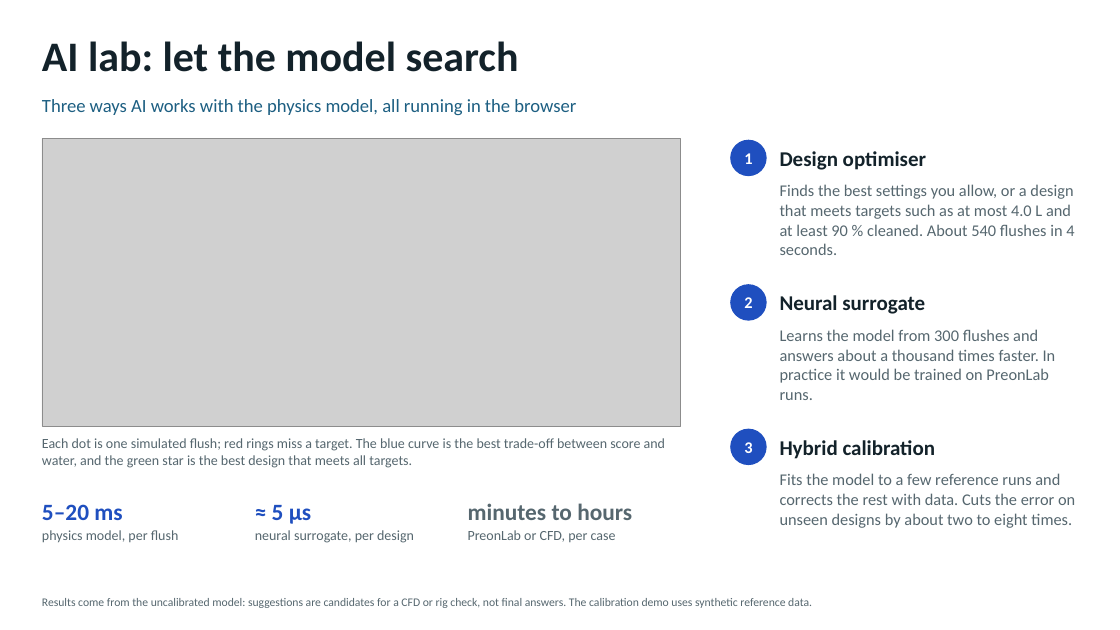
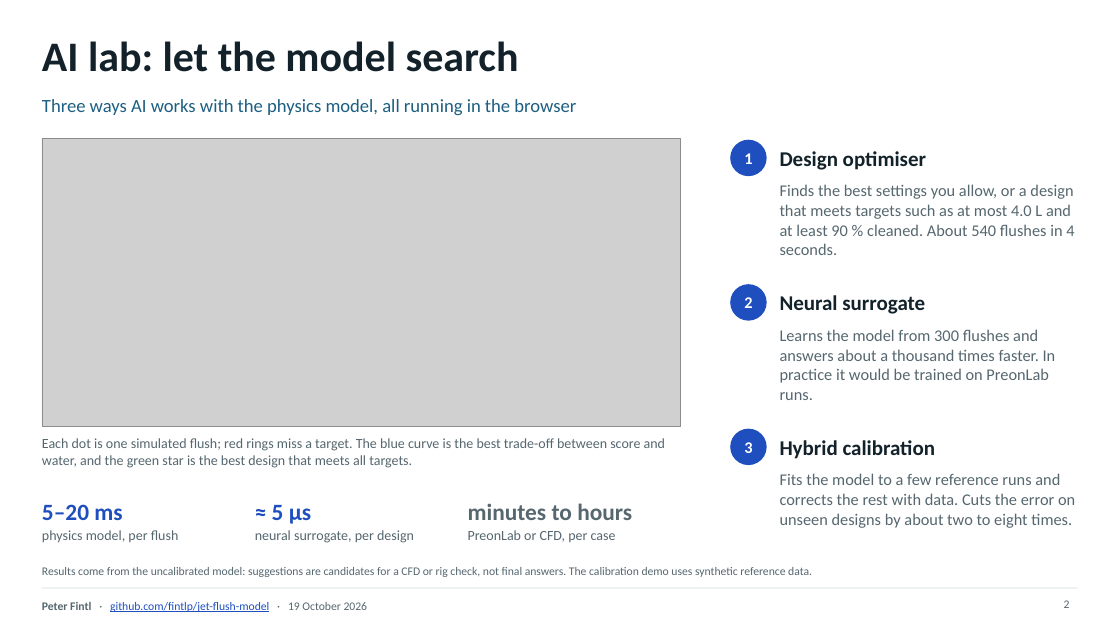
Before and after one commit to fintlp/jet-flush-model, a slide deck: slide 2 of slides/jet-flush-model.pptx. Drawn at 1120x630 pixels with LibreOffice and Linux fonts; fonts in the diff are those of the drawing; grey boxes stand for pictures. Boxes give left, top, right and bottom in pixels: in the first picture for what was removed or moved away, otherwise in the second. Text is boxed around its words. In the diff, an @@ line names an element or a change of style, - is before the commit and + after.

```diff
--- a/slides/jet-flush-model.pptx
+++ b/slides/jet-flush-model.pptx
@@ text "Results come from the uncalibrated ...": place and size @@
-text "Results come from the uncalibrated ..." at bbox=[42, 598, 812, 608]
+text "Results come from the uncalibrated ..." at bbox=[42, 567, 812, 577]
@@ line added from (42, 588) to (1078, 588), #D3DCDF 0.75 pt @@
@@ text added at bbox=[42, 602, 368, 612], 10 pt, text #1F4FBF, underline @@
+Peter Fintl · github.com/fintlp/jet-flush-model · 19 October 2026
@@ page number added at bbox=[1064, 600, 1070, 608], 10 pt, text #56676F @@
+2
```
Also in this commit, not shown: 2 other slides changed, 1 other file.
